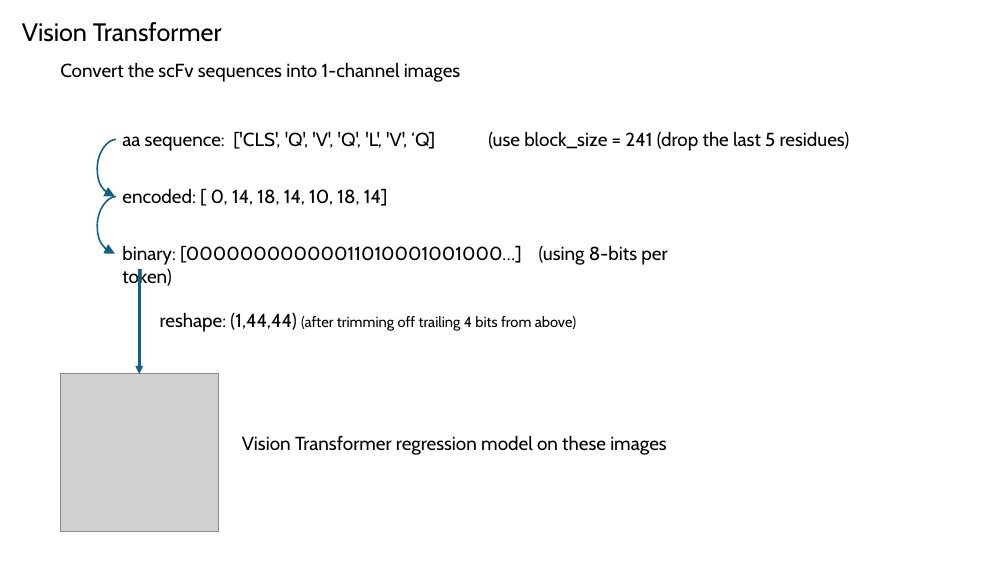
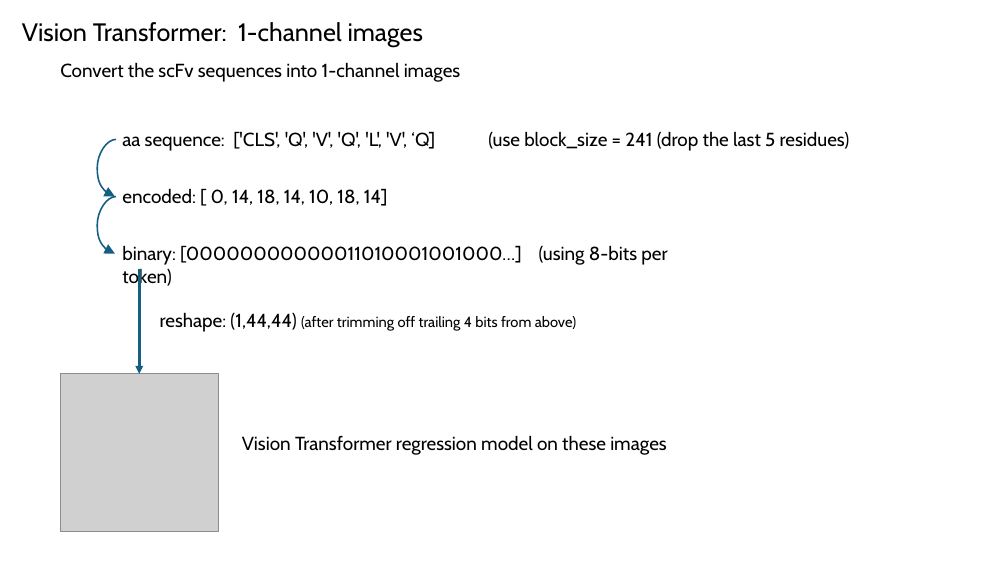
Before and after one commit to planaria158/BERT-antibody-antigen-binding-energy, a slide deck: slide 8 of Homework-aAlphaBio.pptx (slide 10 before the commit). Drawn at 1008x567 pixels with LibreOffice and Linux fonts; fonts in the diff are those of the drawing; grey boxes stand for pictures. Boxes give left, top, right and bottom in pixels: in the first picture for what was removed or moved away, otherwise in the second. Text is boxed around its words. In the diff, an @@ line names an element or a change of style, - is before the commit and + after.

```diff
--- a/Homework-aAlphaBio.pptx
+++ b/Homework-aAlphaBio.pptx
@@ text at bbox=[22, 22, 423, 47]: text changed @@
-Vision Transformer
+Vision Transformer: 1-channel images
```
Also in this commit, not shown: 13 other slides changed, 4 slides added, 2 slides removed.
